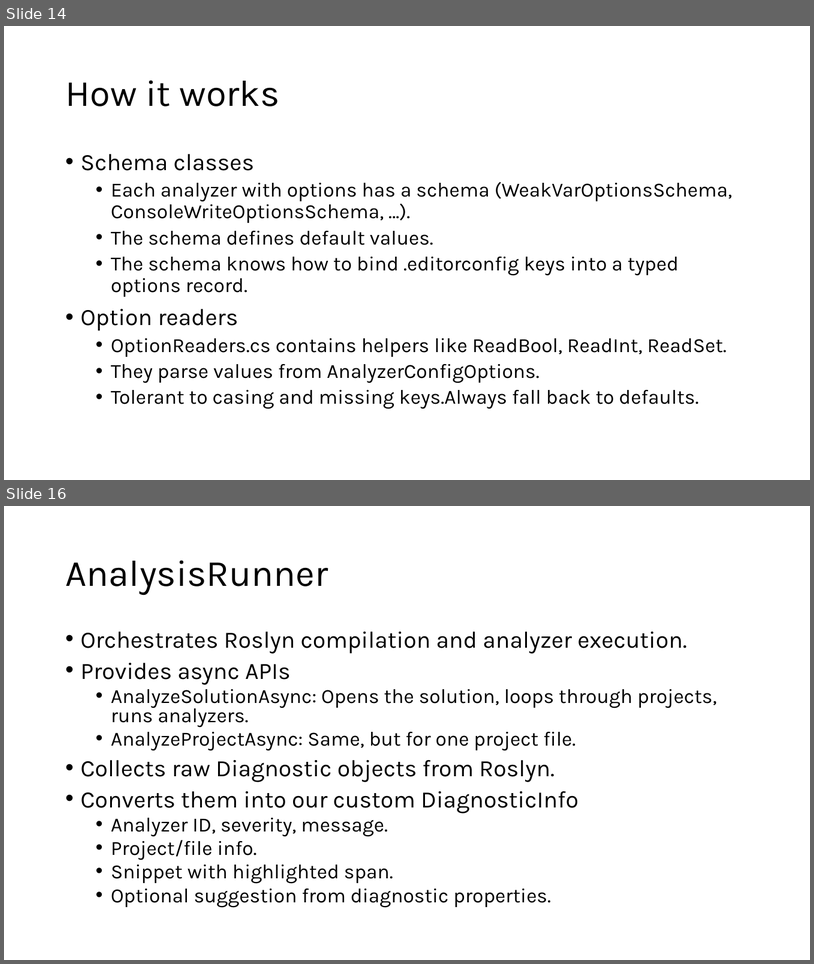
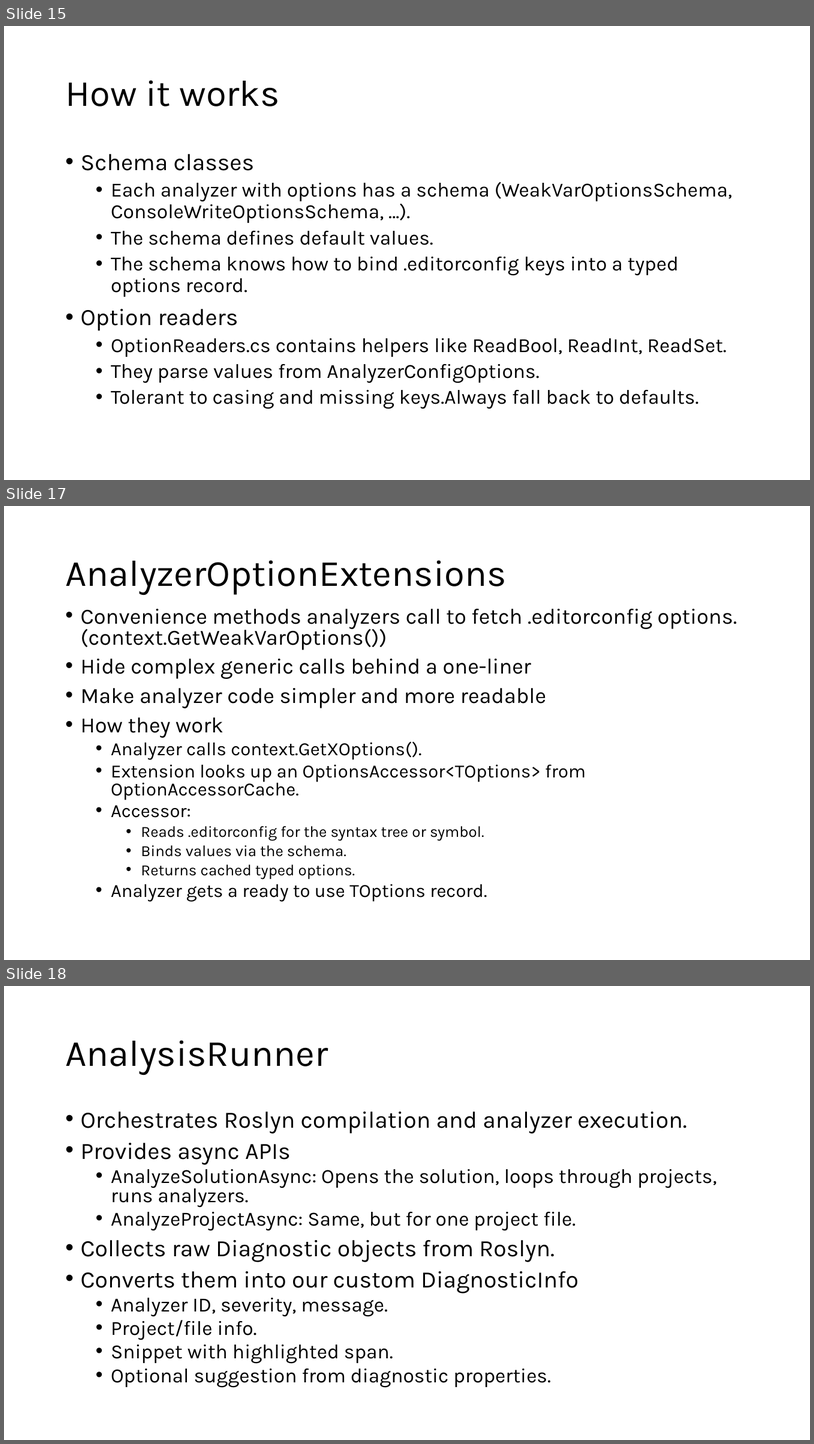
Before and after one commit to Me8mer/MiniAnalyzers, a slide deck: Docs/MiniAnalyzersPresentation.pptx. Shown one above the other, each under a label of ours: slides 14 and 16 before the commit, slides 15, 17 and 18 after it; the slides between them are not shown. The pictures are 814x964 and 814x1444 pixels, drawn with LibreOffice and Linux fonts; fonts in the diff are those of the drawing. Boxes give left, top, right and bottom in pixels: in the first picture for what was removed or moved away, otherwise in the second. Text is boxed around its words. In the diff, an @@ line names an element or a change of style, - is before the commit and + after.

```diff
--- a/Docs/MiniAnalyzersPresentation.pptx
+++ b/Docs/MiniAnalyzersPresentation.pptx
@@ slide 17 added at (4,506,810,960), background #FFFFFF @@
@@ title added at (65,560,506,595), 44 pt, text #000000 @@
+AnalyzerOptionExtensions
@@ text added at (81,609,738,901), 25.9 pt, text #000000 @@
+• Convenience methods analyzers call to fetch .editorconfig options. (context.GetWeakVarOptions())
+• Hide complex generic calls behind a one-liner
+• Make analyzer code simpler and more readable
+• How they work
+  • Analyzer calls context.GetXOptions().
+  • Extension looks up an OptionsAccessor<TOptions> from OptionAccessorCache.
+  • Accessor:
+    • Reads .editorconfig for the syntax tree or symbol.
+    • Binds values via the schema.
+    • Returns cached typed options.
+  • Analyzer gets a ready to use TOptions record.
@@ what was slide 14 is now slide 15 @@
@@ what was slide 16 is now slide 18 @@
```
Also in this commit, not shown: 4 slides changed, 9 other slides added, 5 slides removed, 3 other files.
